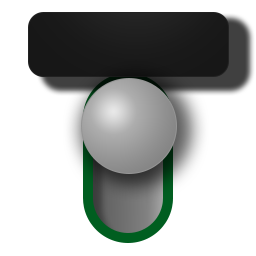
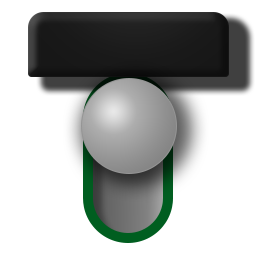
The second 256 x 256 image is a revision of the first. Changes to its layers:
painted on "Rectangle 1" over [28, 62, 229, 77]
